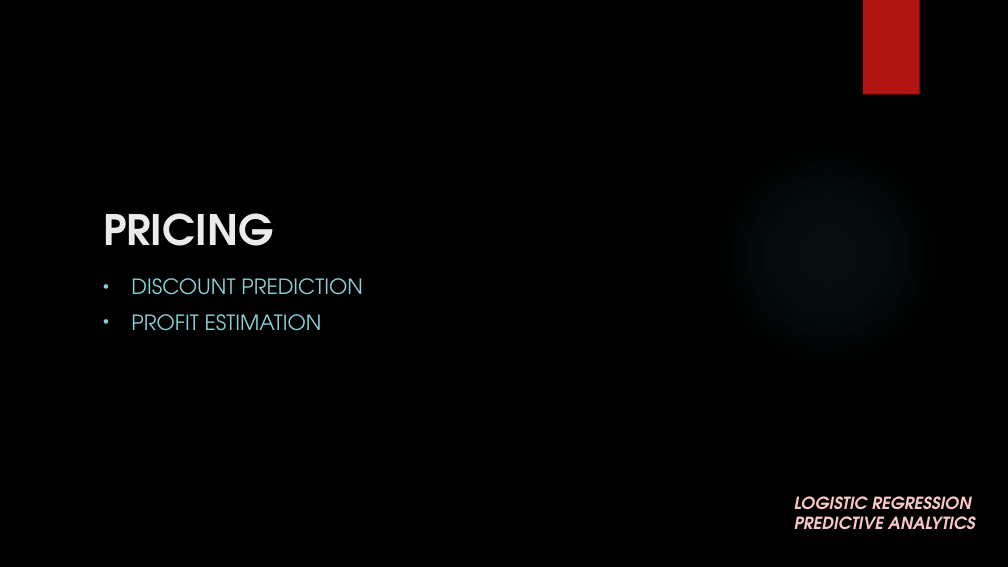
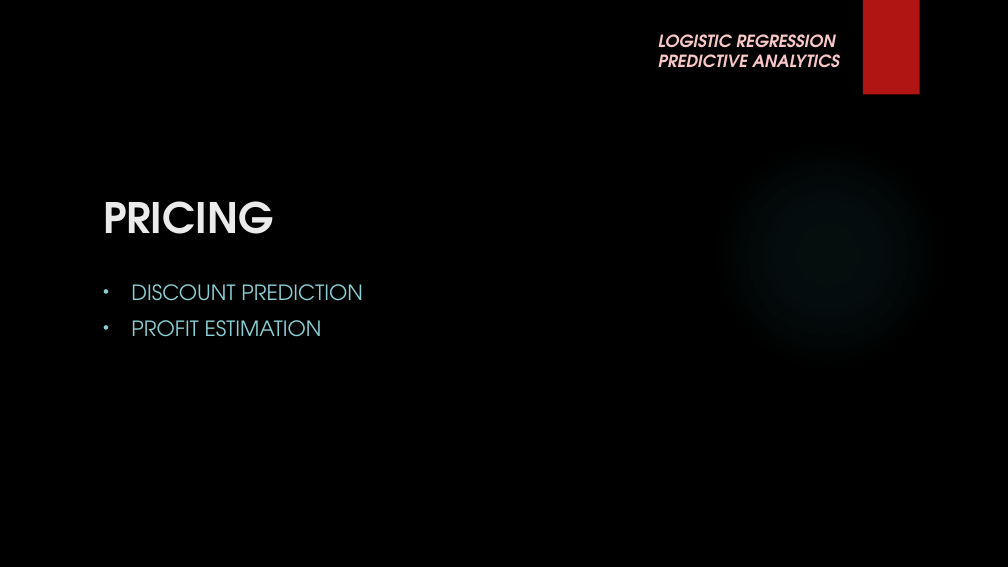
Before and after one commit to madhuhasa/digital-alpha, a slide deck: slide 16 of project/DIGITAL MARKETING.pptx. Drawn at 1008x567 pixels with LibreOffice and Linux fonts; fonts in the diff are those of the drawing; background and template pictures are left out. Boxes give left, top, right and bottom in pixels: in the first picture for what was removed or moved away, otherwise in the second. Text is boxed around its words. In the diff, an @@ line names an element or a change of style, - is before the commit and + after.

```diff
--- a/project/DIGITAL MARKETING.pptx
+++ b/project/DIGITAL MARKETING.pptx
@@ text "LOGISTIC REGRESSION" moved from (x1=794, y1=496, x2=975, y2=530) to (x1=658, y1=34, x2=839, y2=68) @@
@@ title "PRICING" moved from (x1=103, y1=213, x2=273, y2=246) to (x1=103, y1=201, x2=273, y2=234) @@
@@ text "DISCOUNT PREDICTION" moved from (x1=131, y1=278, x2=362, y2=331) to (x1=131, y1=284, x2=362, y2=337) @@
```
Also in this commit, not shown: 6 other slides changed, 1 slide added, 1 slide removed.
